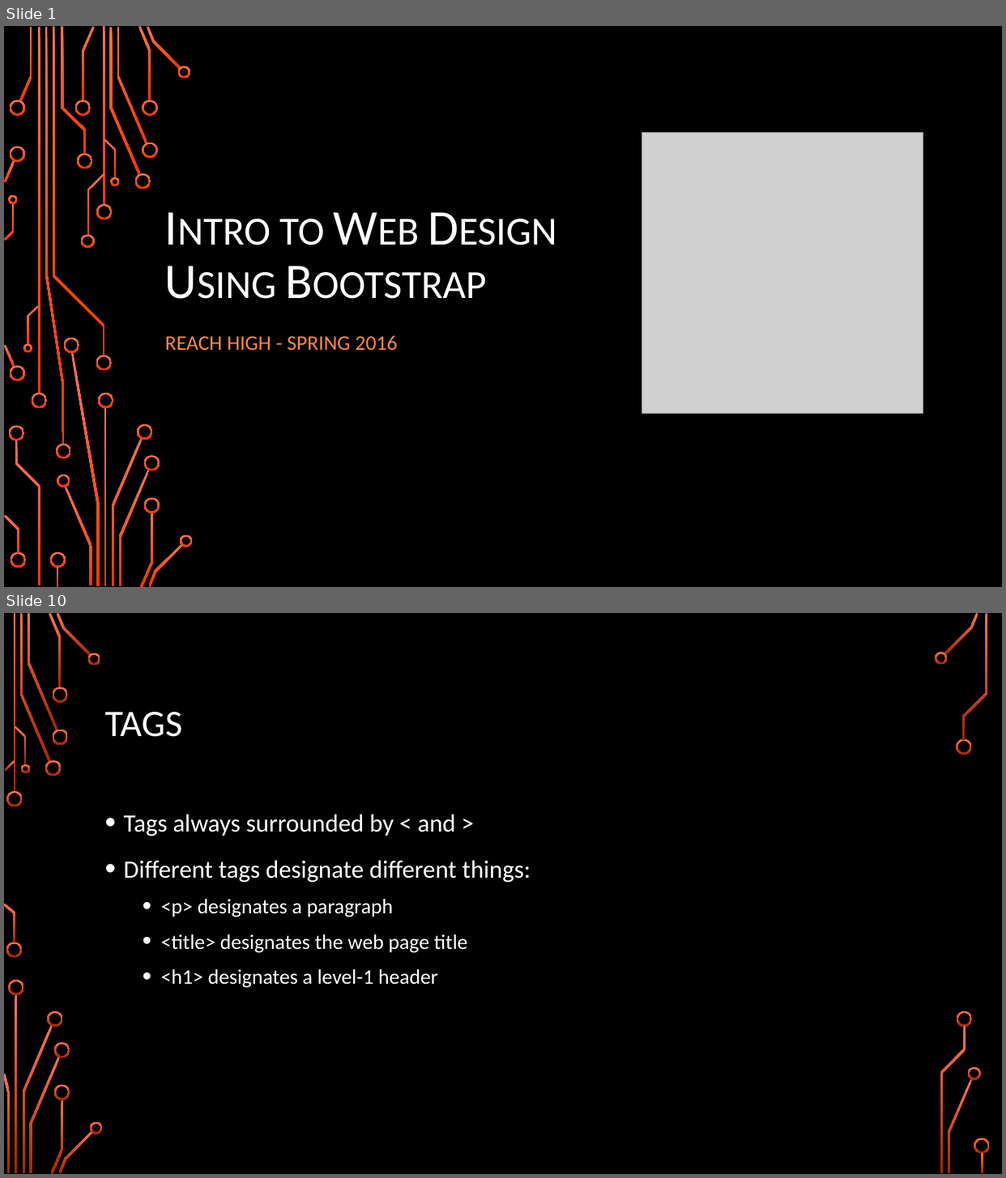
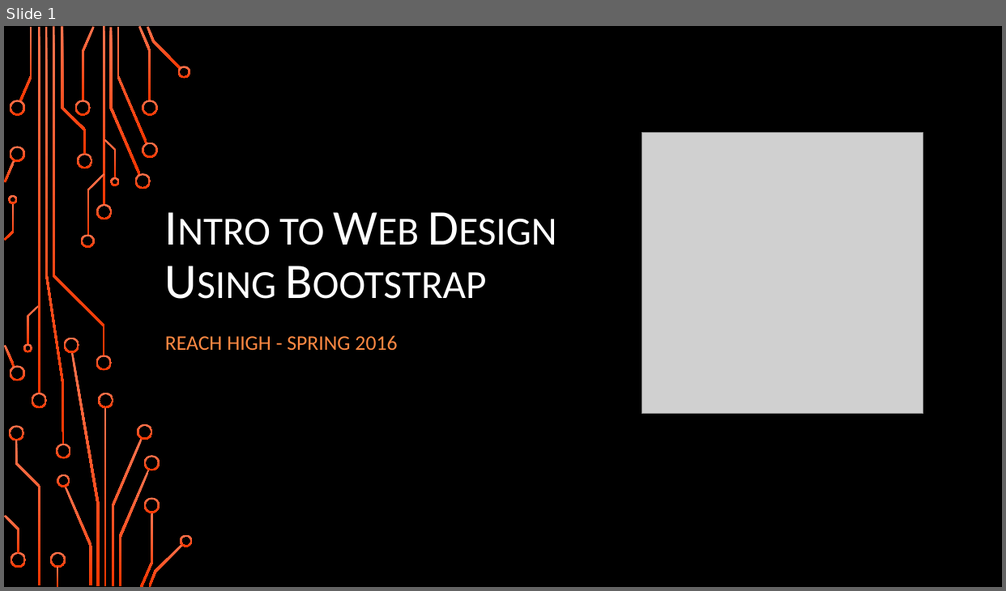
Before and after one commit to wags1999/Web-Design-Using-Bootstrap, a slide deck: Slides/Lesson 9.pptx. Shown one above the other, each under a label of ours: slides 1 and 10 before the commit, slide 1 after it; the slides between them are not shown. The pictures are 1006x1178 and 1006x591 pixels, drawn with LibreOffice and Linux fonts; fonts in the diff are those of the drawing; grey boxes stand for pictures; background and template pictures are left out. Boxes give left, top, right and bottom in pixels: in the first picture for what was removed or moved away, otherwise in the second. Text is boxed around its words. In the diff, an @@ line names an element or a change of style, - is before the commit and + after.

```diff
--- a/Slides/Lesson 9.pptx
+++ b/Slides/Lesson 9.pptx
@@ slide 10 removed at (x1=4, y1=613, x2=1002, y2=1174), background picture (left out) @@
@@ title removed at (x1=105, y1=712, x2=183, y2=737) @@
-TAGS
@@ text removed at (x1=124, y1=814, x2=530, y2=988) @@
-• Tags always surrounded by < and >
-• Different tags designate different things:
-  • <p> designates a paragraph
-  • <title> designates the web page title
-  • <h1> designates a level-1 header
@@ group removed at (x1=4, y1=613, x2=990, y2=1174): 33 freeform shapes, 3 rectangles @@
```
Also in this commit, not shown: 3 slides changed, 13 other slides removed.
